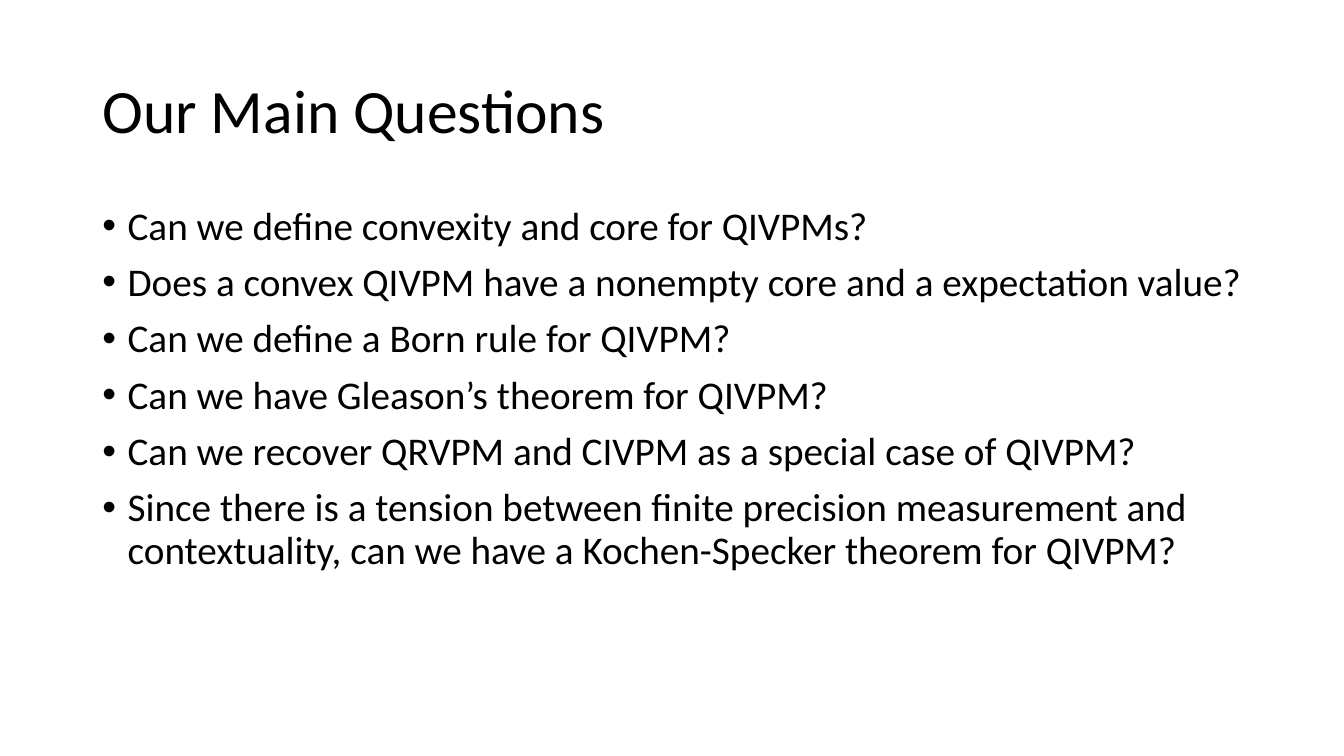
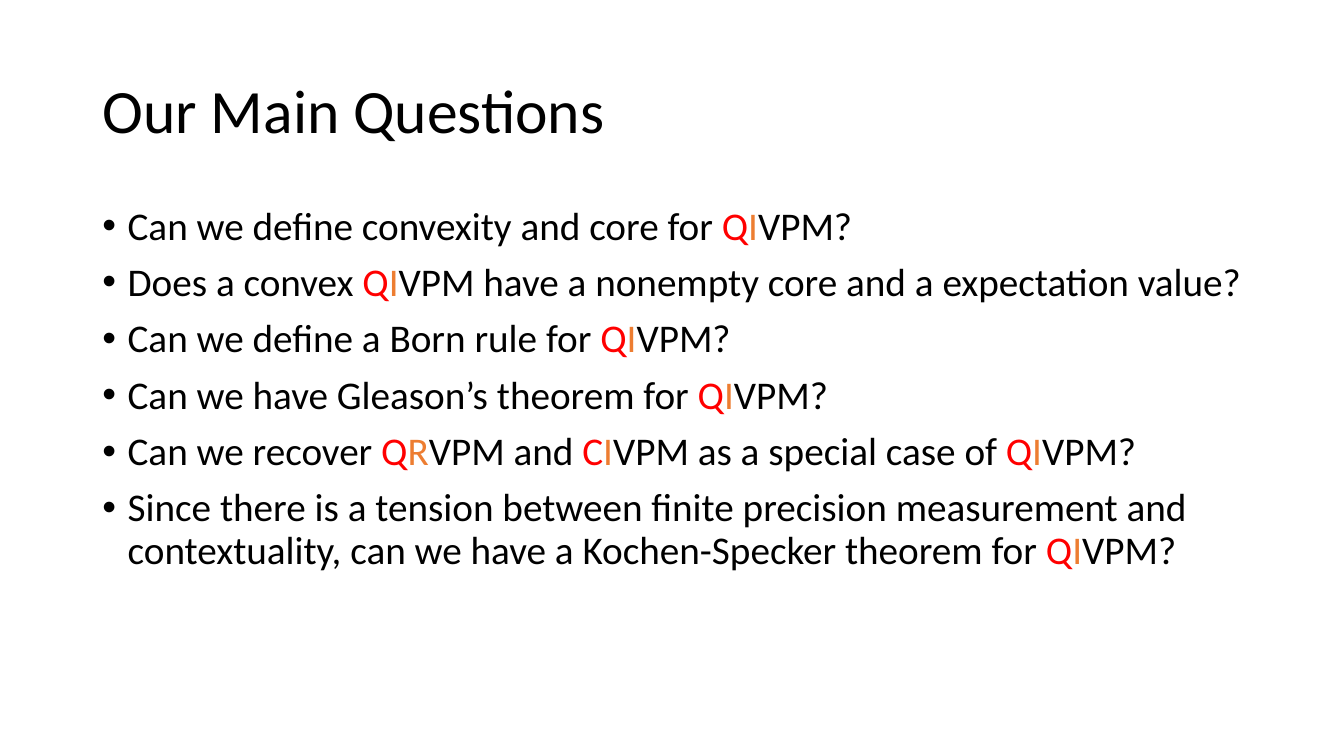
Before and after one commit to yuttai/Contextuality-and-Nonlocality-in-Discrete-Quantum-Theory, a slide deck: slide 10 of prop_letter.pptx. Drawn at 1344x756 pixels with LibreOffice and Linux fonts; fonts in the diff are those of the drawing. Boxes give left, top, right and bottom in pixels: in the first picture for what was removed or moved away, otherwise in the second. Text is boxed around its words. In the diff, an @@ line names an element or a change of style, - is before the commit and + after.

```diff
--- a/prop_letter.pptx
+++ b/prop_letter.pptx
@@ text at box(128, 212, 852, 247): text changed @@
-• Can we define convexity and core for QIVPMs?
+• Can we define convexity and core for QIVPM?
@@ text at box(128, 268, 1241, 571): text colour #000000 to #FF0000, text colour #000000 to #ED7D31 in "QIVPM", "QIVPM?", "QIVPM?", "QRVPM CIVPM QIVPM?" and 1 more places @@
```
Also in this commit, not shown: 4 other slides changed, 1 other file.
